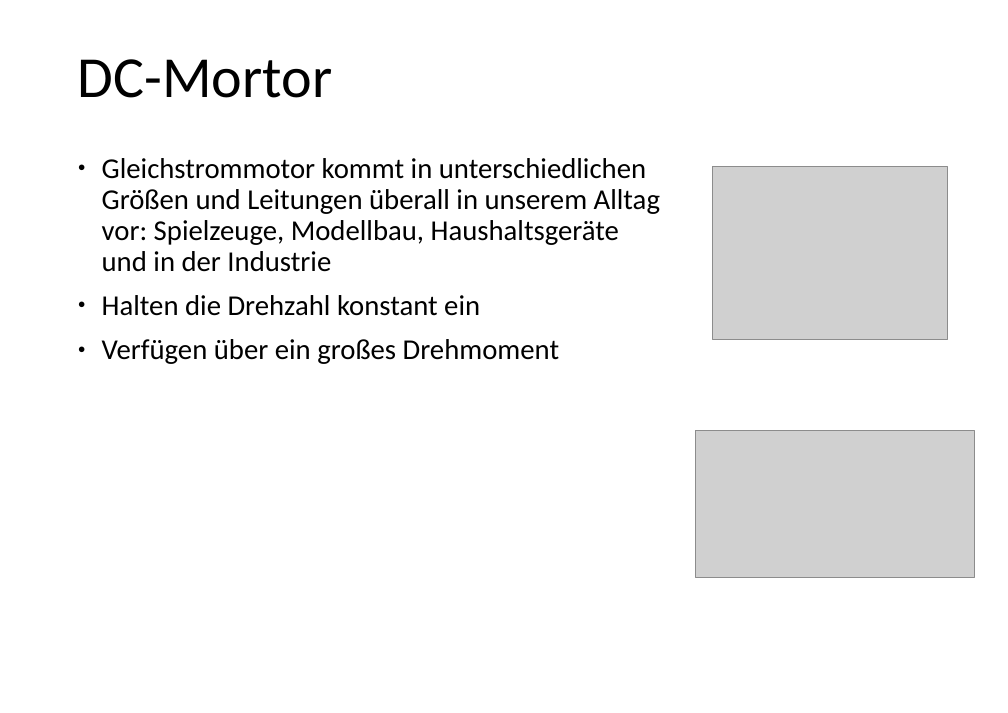
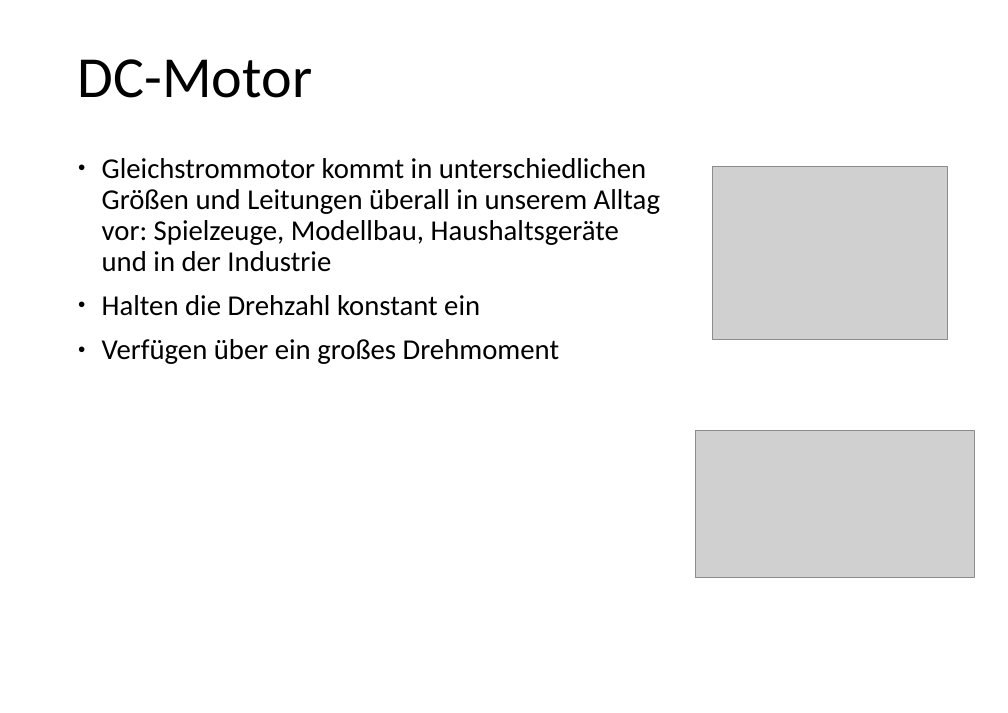
Before and after one commit to markhoff28/ztlArduinoCourse, a slide deck: slide 1 of Advanced/Workshop DC-Motor.odp. Drawn at 1008x713 pixels with LibreOffice and Linux fonts; fonts in the diff are those of the drawing; grey boxes stand for pictures. Boxes give left, top, right and bottom in pixels: in the first picture for what was removed or moved away, otherwise in the second. Text is boxed around its words. In the diff, an @@ line names an element or a change of style, - is before the commit and + after.

```diff
--- a/Advanced/Workshop DC-Motor.odp
+++ b/Advanced/Workshop DC-Motor.odp
@@ title at <box>78,59,312,98</box>: text changed @@
-DC-Mortor
+DC-Motor
```
Also in this commit, not shown: 3 other slides changed, 1 other file.
